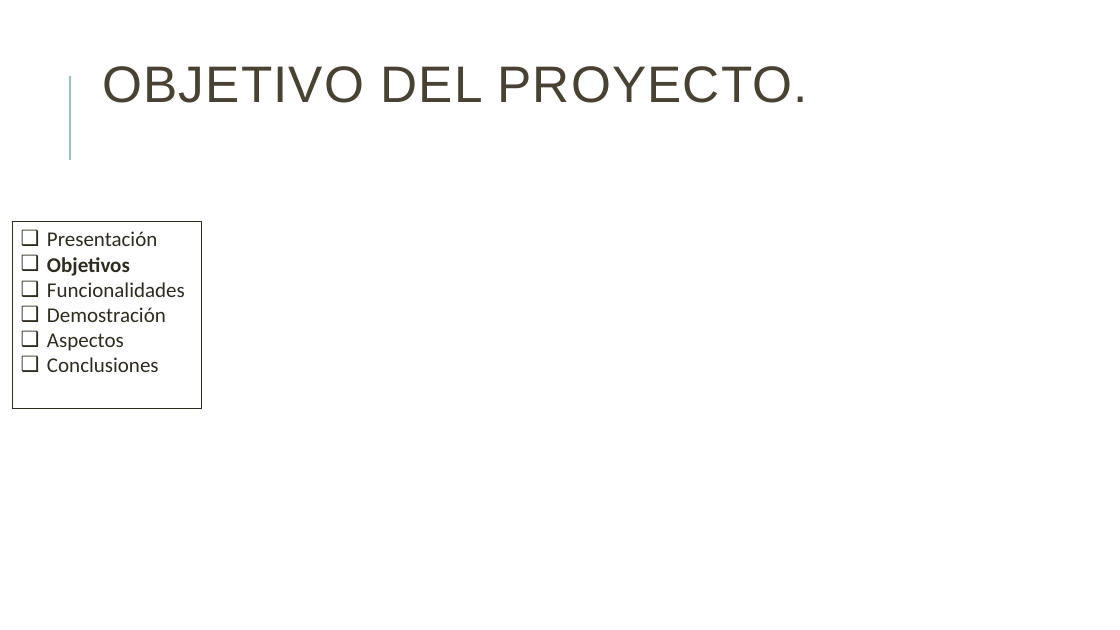
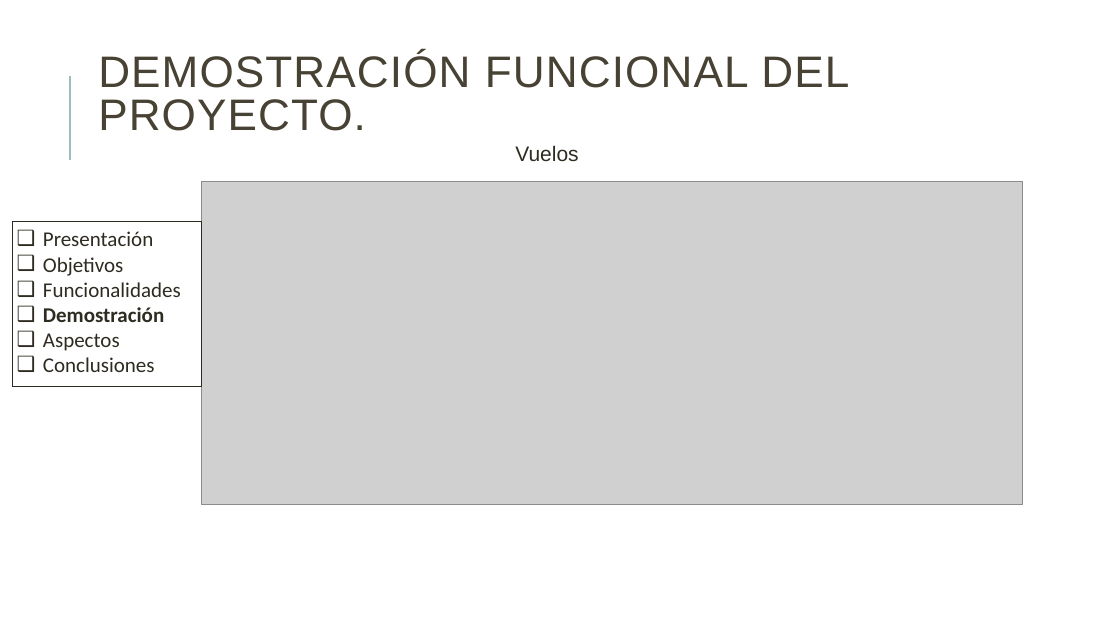
Before and after one commit to danielallhoff/M17-G4-AirDSS, a slide deck: slide 9 of AIRDSS.pptx (slide 4 before the commit). Drawn at 1120x630 pixels with LibreOffice and Linux fonts; fonts in the diff are those of the drawing; grey boxes stand for pictures. Boxes give left, top, right and bottom in pixels: in the first picture for what was removed or moved away, otherwise in the second. Text is boxed around its words. In the diff, an @@ line names an element or a change of style, - is before the commit and + after.

Commit message:
Presentación: Añadido Objetivo y Conclusión
Presentación: Añadido Objetivo y Conclusión y vistas Ticket y Equipaje

```diff
--- a/AIRDSS.pptx
+++ b/AIRDSS.pptx
@@ title at (98,52,849,131): text changed; size 44 to 37.8 pt @@
-OBJETIVO DEL PROYECTO.
+DEMOSTRACIÓN FUNCIONAL DEL PROYECTO.
@@ text added at (515,145,578,162), 18 pt, text #2E2B21 @@
+Vuelos
@@ picture added at (202,181,1023,504) @@
@@ rectangle "Presentación": place and size @@
-rectangle "Presentación" at (13,222,202,408)
+rectangle "Presentación" at (13,222,202,386)
@@ text in rectangle at (43,257,164,322): bold off in "Objetivos"; bold on in "Demostración" @@
```
Also in this commit, not shown: 17 other slides changed, 3 slides added.
